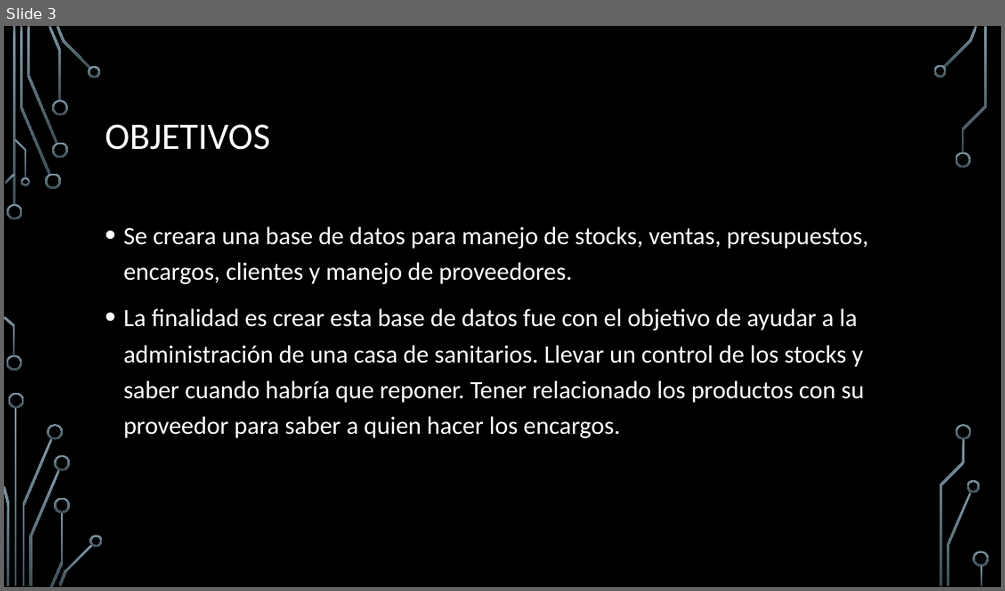
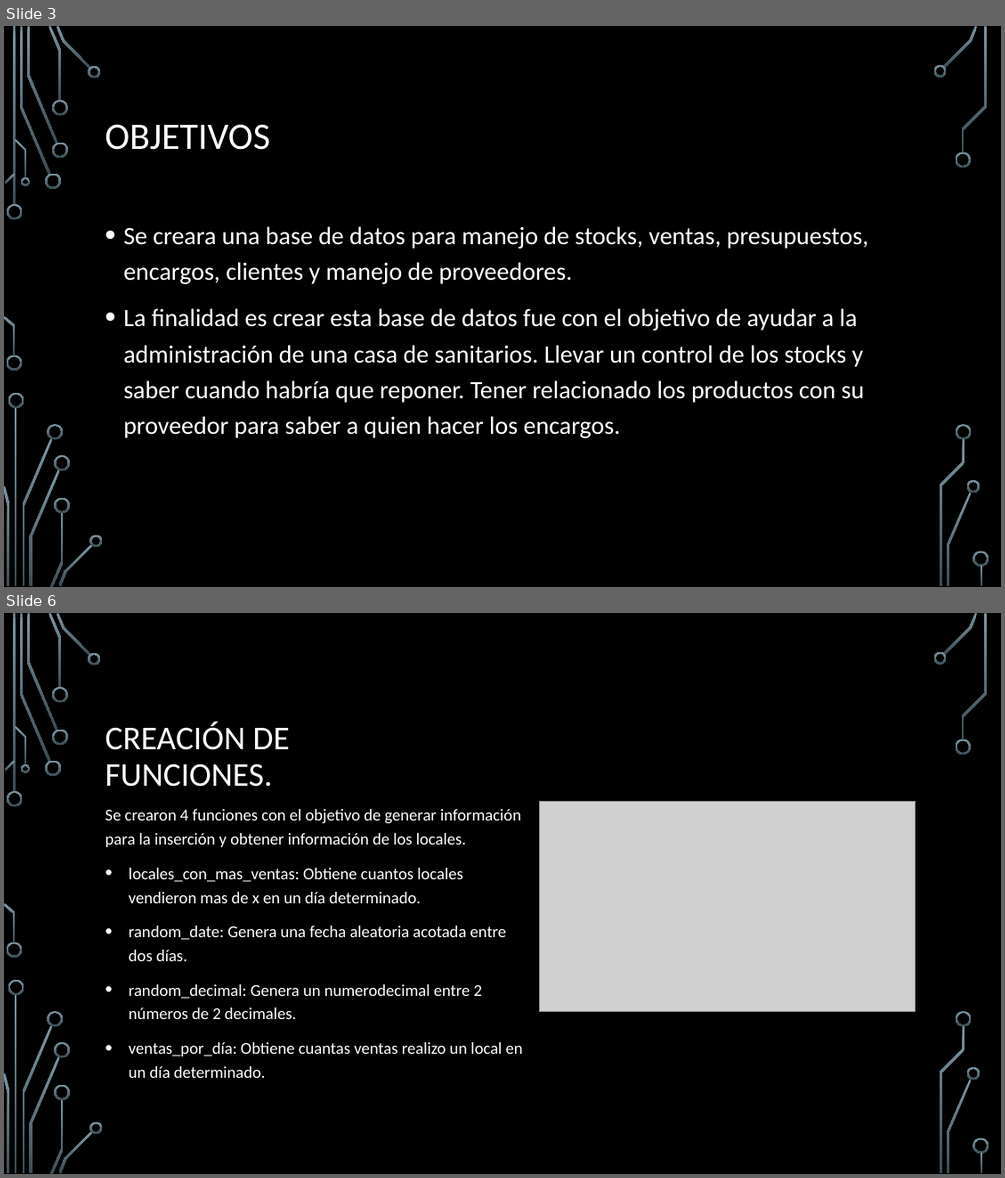
Before and after one commit to Fran2109/Curso_SQL_CoderHouse, a slide deck: Entrega Final/Informe Proyecto Casa de Sanitarios Francisco Agustin Filosi.pptx. Shown one above the other, each under a label of ours: slide 3 before the commit, slides 3 and 6 after it; the slides between them are not shown. The pictures are 1005x591 and 1005x1178 pixels, drawn with LibreOffice and Linux fonts; fonts in the diff are those of the drawing; grey boxes stand for pictures; background and template pictures are left out. Boxes give left, top, right and bottom in pixels: in the first picture for what was removed or moved away, otherwise in the second. Text is boxed around its words. In the diff, an @@ line names an element or a change of style, - is before the commit and + after.

```diff
--- a/Entrega Final/Informe Proyecto Casa de Sanitarios Francisco Agustin Filosi.pptx
+++ b/Entrega Final/Informe Proyecto Casa de Sanitarios Francisco Agustin Filosi.pptx
@@ slide 6 added at bbox=[4, 613, 1001, 1174], background picture (left out); not listed: 36 template elements that a slide beside it also shows @@
@@ title added at bbox=[105, 722, 290, 787], 32 pt, text #FFFFFF @@
+CREACIÓN DE FUNCIONES.
@@ text added at bbox=[105, 809, 523, 1078], 16 pt, text #FFFFFF @@
+Se crearon 4 funciones con el objetivo de generar información para la inserción y obtener información de los locales.
+• locales_con_mas_ventas: Obtiene cuantos locales vendieron mas de x en un día determinado.
+• random_date: Genera una fecha aleatoria acotada entre dos días.
+• random_decimal: Genera un numerodecimal entre 2 números de 2 decimales.
+• ventas_por_día: Obtiene cuantas ventas realizo un local en un día determinado.
@@ picture added at bbox=[540, 801, 915, 1011] @@
```
Also in this commit, not shown: 2 other slides added, 3 other files.
